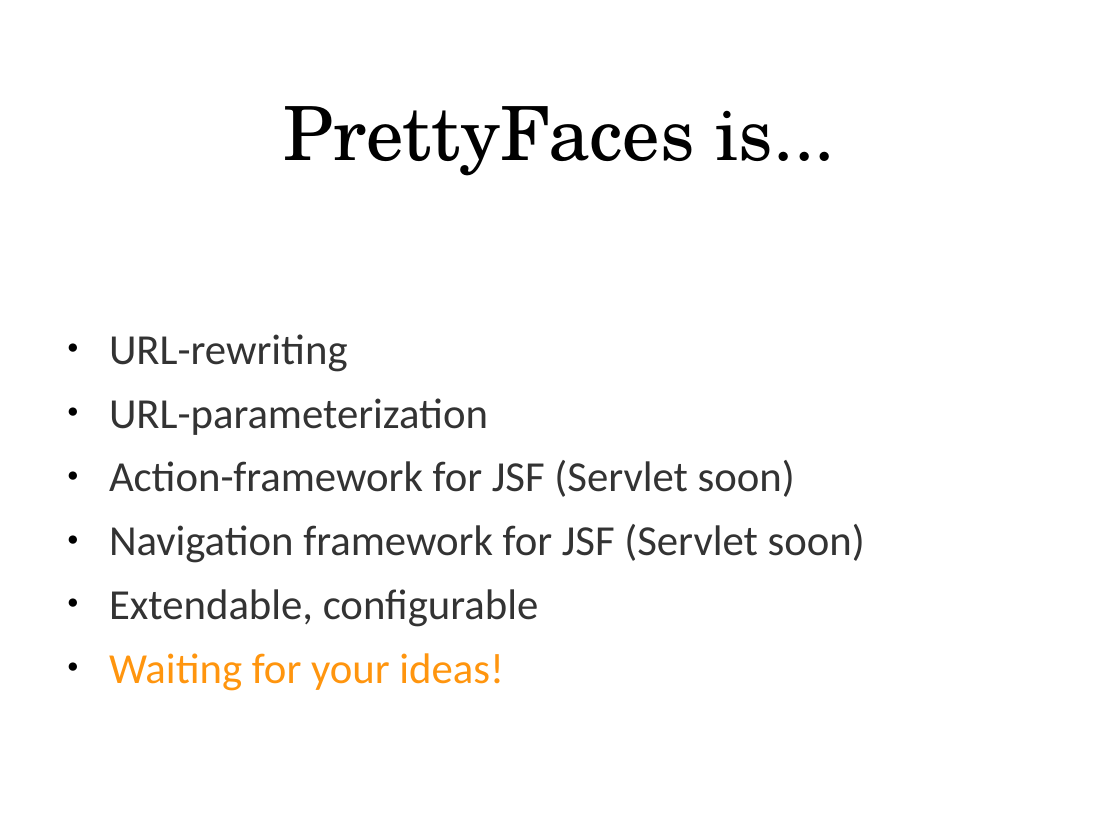
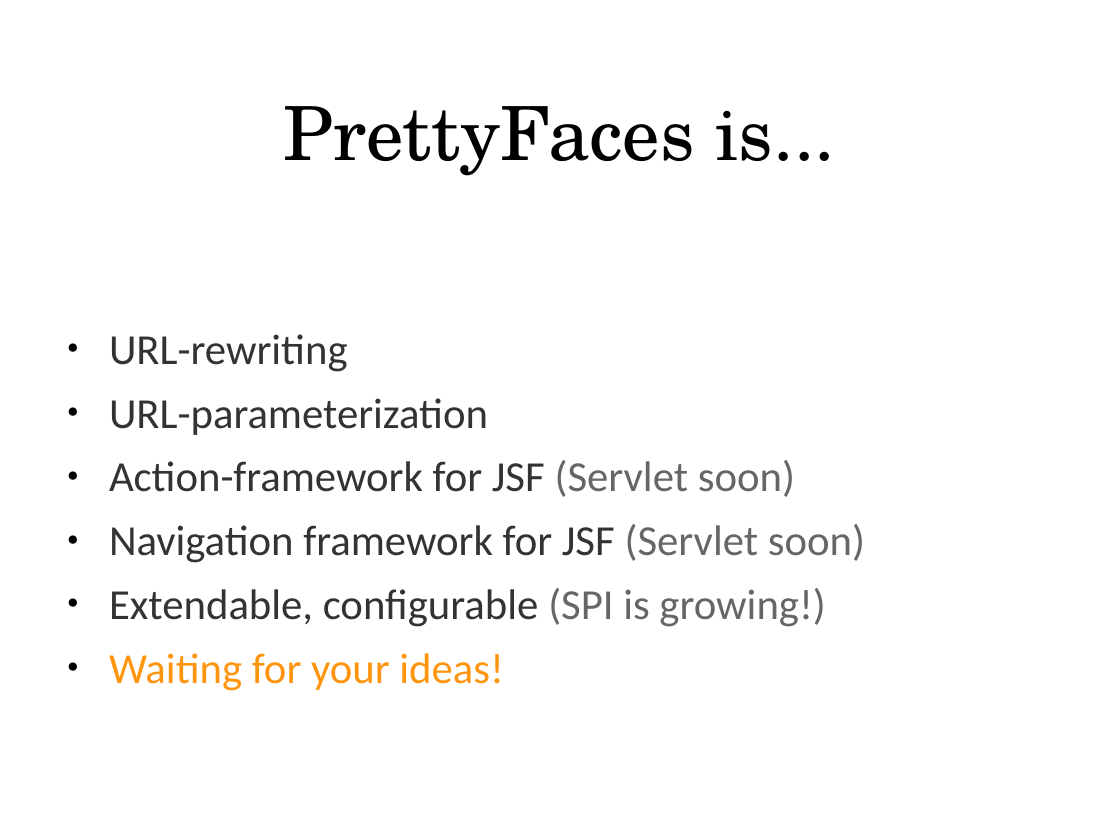
Before and after one commit to lincolnthree/talks, a slide deck: slide 80 of 2011_Beautiful_Java_EE_JAXConf.odp. Drawn at 1120x840 pixels with LibreOffice and Linux fonts; fonts in the diff are those of the drawing. Boxes give left, top, right and bottom in pixels: in the first picture for what was removed or moved away, otherwise in the second. Text is boxed around its words. In the diff, an @@ line names an element or a change of style, - is before the commit and + after.

```diff
--- a/2011_Beautiful_Java_EE_JAXConf.odp
+++ b/2011_Beautiful_Java_EE_JAXConf.odp
@@ text at box(109, 460, 865, 563): text colour #333333 to #666666 in "(Servlet soon)", "(Servlet soon)" @@
@@ text at box(109, 588, 825, 627): text changed @@
-● Extendable, configurable
+● Extendable, configurable (SPI is growing!)
```
Also in this commit, not shown: 1 slide added.
